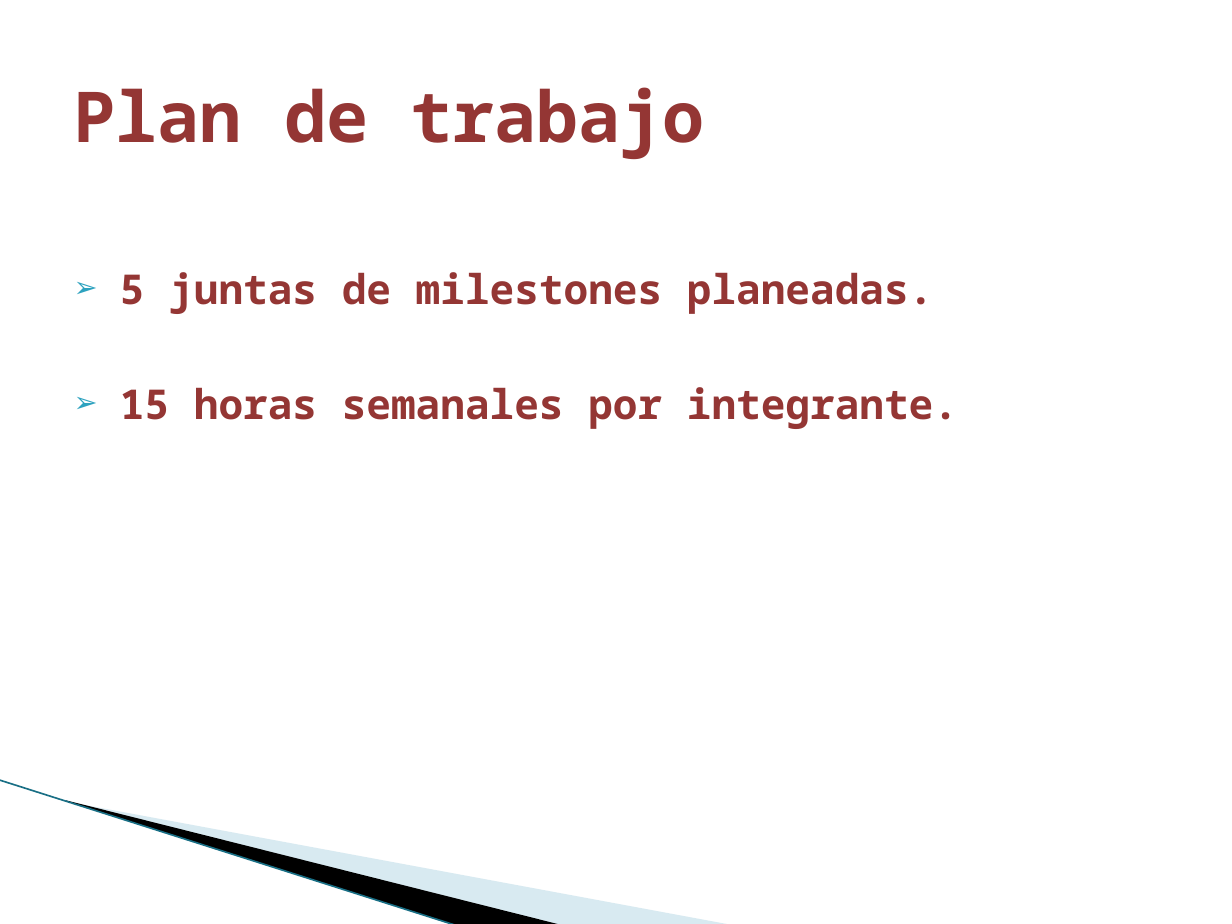
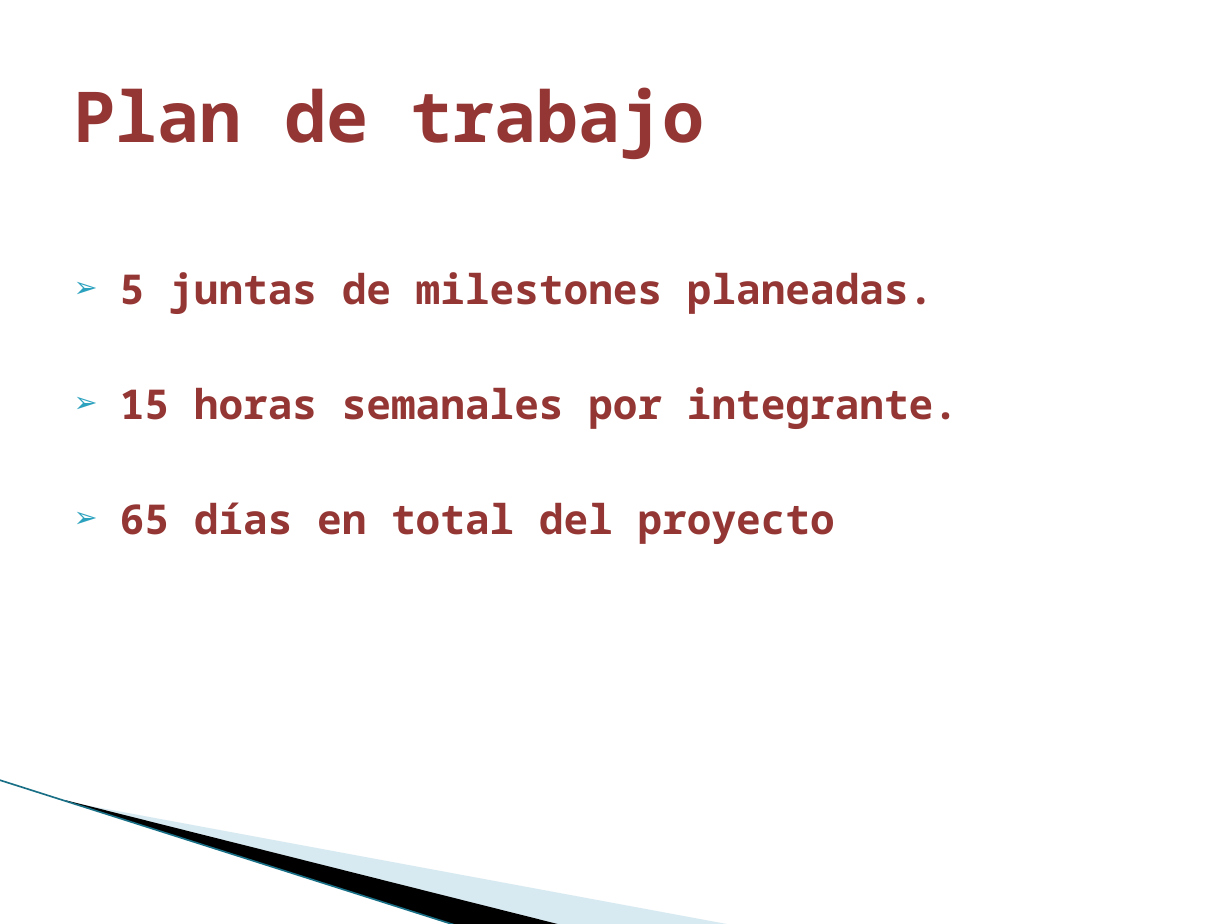
Before and after one commit to francisco-alamillo/ProyectoNutricion, a slide deck: slide 9 of Documentacion/UPIIZ_PTLL_PresentaciónAprobaciónProyecto.pptx. Drawn at 1232x924 pixels with LibreOffice and Linux fonts; fonts in the diff are those of the drawing; background and template pictures are left out. Boxes give left, top, right and bottom in pixels: in the first picture for what was removed or moved away, otherwise in the second. Text is boxed around its words. In the diff, an @@ line names an element or a change of style, - is before the commit and + after.

```diff
--- a/Documentacion/UPIIZ_PTLL_PresentaciónAprobaciónProyecto.pptx
+++ b/Documentacion/UPIIZ_PTLL_PresentaciónAprobaciónProyecto.pptx
@@ text at (120,502,835,544): paragraph added @@
+➢ 65 días en total del proyecto
```
Also in this commit, not shown: 3 other slides changed.
